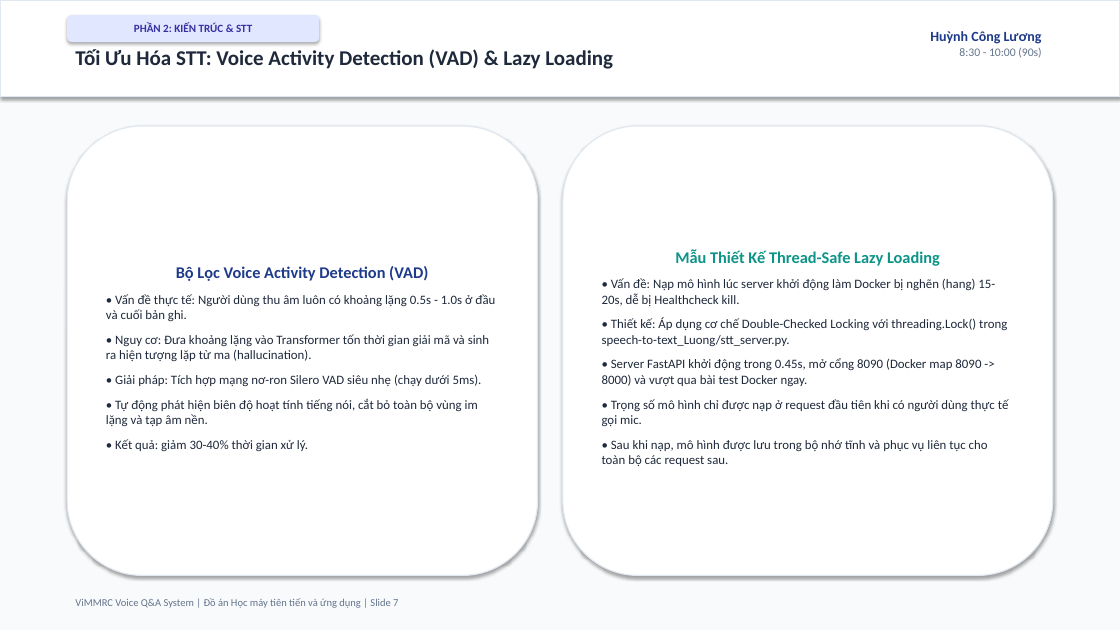
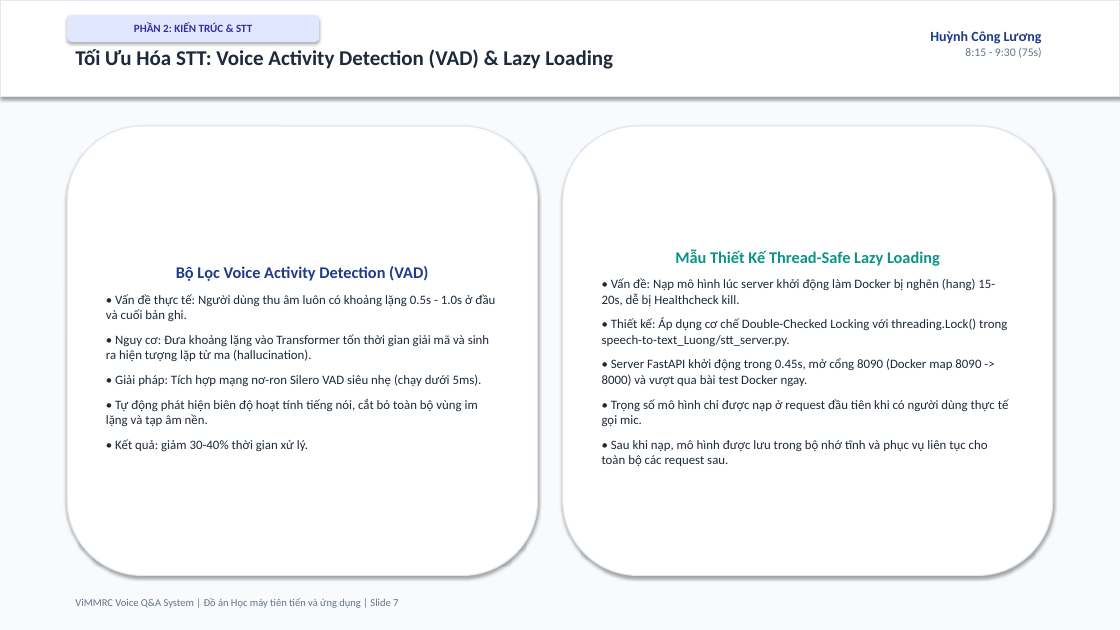
Before and after one commit to ngohuy04022000/vimmrc-qa-voice, a slide deck: slide 7 of docs/ViMMRC_Presentation_30min.pptx. Drawn at 1120x630 pixels with LibreOffice and Linux fonts; fonts in the diff are those of the drawing. Boxes give left, top, right and bottom in pixels: in the first picture for what was removed or moved away, otherwise in the second. Text is boxed around its words. In the diff, an @@ line names an element or a change of style, - is before the commit and + after.

```diff
--- a/docs/ViMMRC_Presentation_30min.pptx
+++ b/docs/ViMMRC_Presentation_30min.pptx
@@ text at <box>965,48,1041,58</box>: text changed @@
-8:30 - 10:00 (90s)
+8:15 - 9:30 (75s)
```
Also in this commit, not shown: 19 other slides changed, 4 other files.
